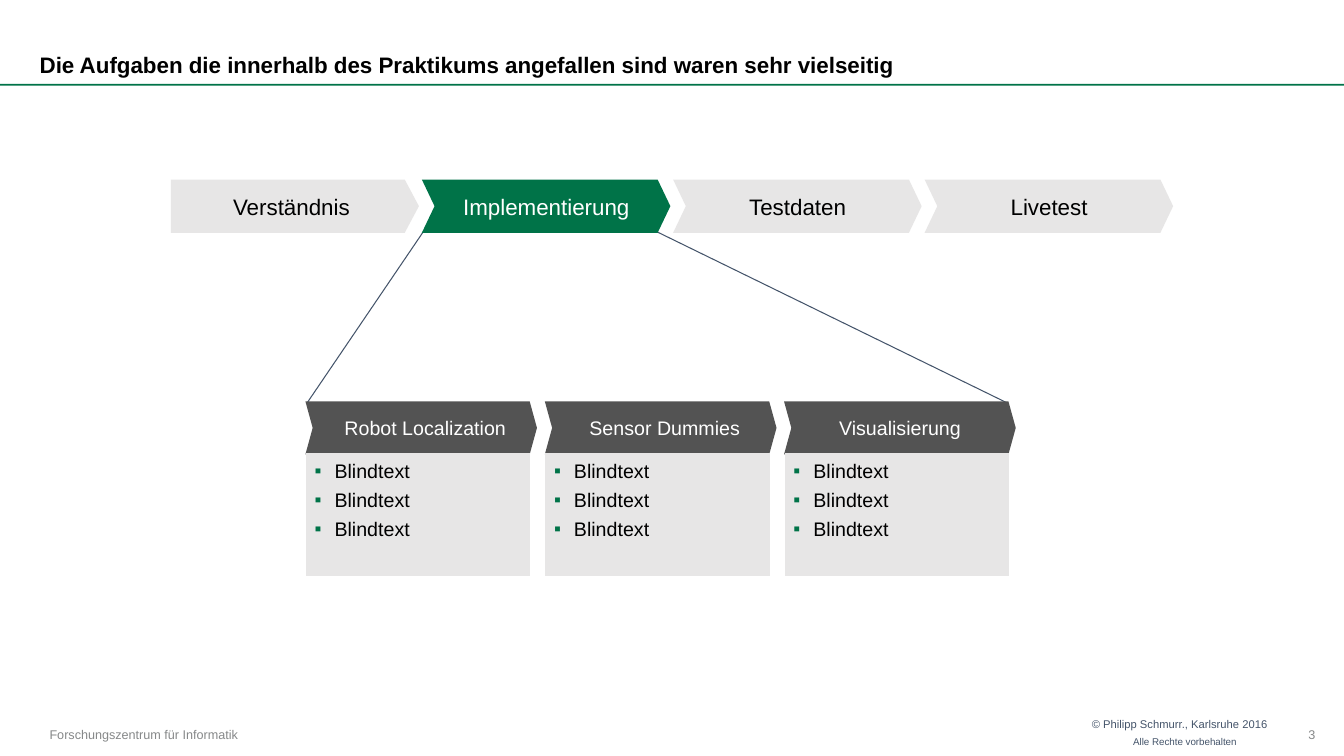
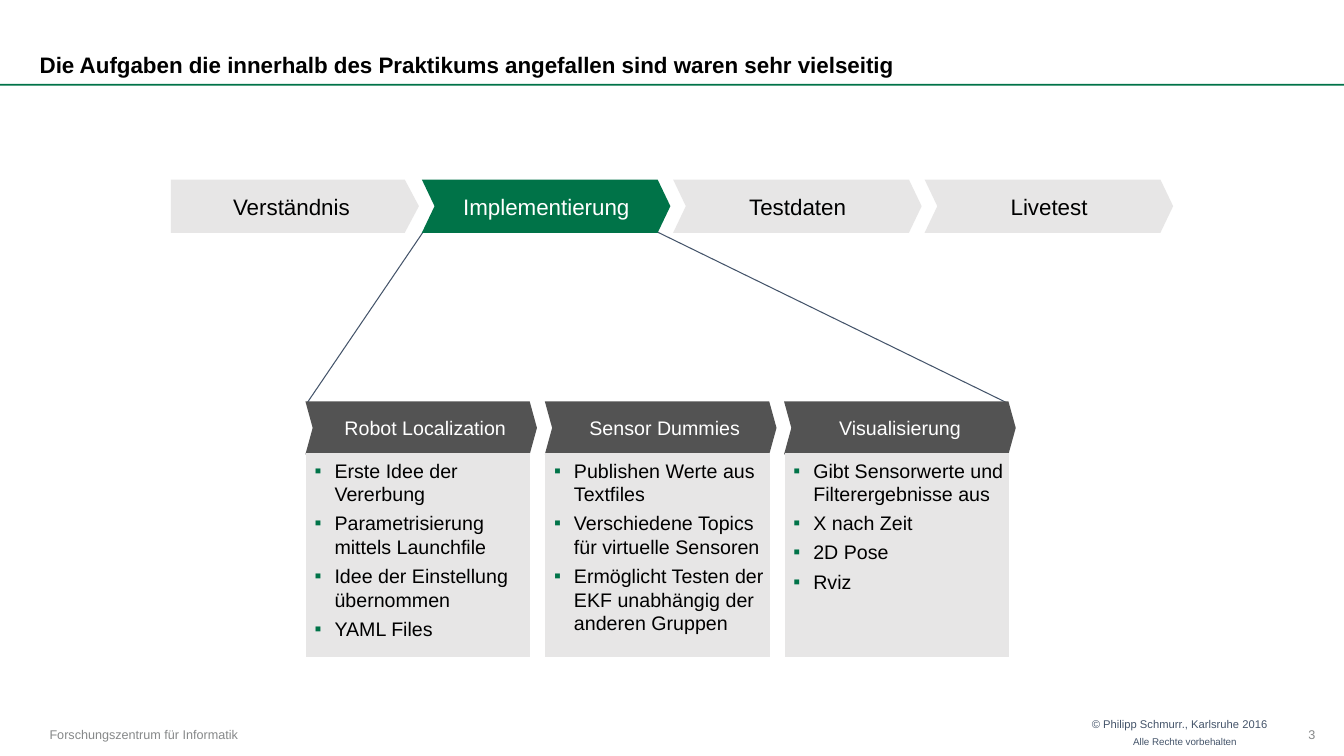
Before and after one commit to OtonoKakuei/robprak1516-documentation, a slide deck: slide 3 of robprak1516-presentation-kalman.pptx. Drawn at 1344x756 pixels with LibreOffice and Linux fonts; fonts in the diff are those of the drawing; background and template pictures are left out. Boxes give left, top, right and bottom in pixels: in the first picture for what was removed or moved away, otherwise in the second. Text is boxed around its words. In the diff, an @@ line names an element or a change of style, - is before the commit and + after.

```diff
--- a/robprak1516-presentation-kalman.pptx
+++ b/robprak1516-presentation-kalman.pptx
@@ rectangle "Erste Idee der Vererbung": place and size @@
-rectangle "Erste Idee der Vererbung" at [307,455,529,576]
+rectangle "Erste Idee der Vererbung" at [307,455,529,656]
@@ text in rectangle at [335,463,508,637]: text changed @@
-▪ Blindtext
-  ▪ Blindtext
-    ▪ Blindtext
+▪ Erste Idee der Vererbung
+  ▪ Parametrisierung mittels Launchfile
+    ▪ Idee der Einstellung übernommen
+    ▪ YAML Files
@@ rectangle "Publishen Werte aus Textfiles": place and size @@
-rectangle "Publishen Werte aus Textfiles" at [546,455,769,576]
+rectangle "Publishen Werte aus Textfiles" at [546,455,769,656]
@@ text in rectangle at [574,463,763,634]: text changed @@
-▪ Blindtext
-  ▪ Blindtext
-    ▪ Blindtext
+▪ Publishen Werte aus Textfiles
+  ▪ Verschiedene Topics für virtuelle Sensoren
+    ▪ Ermöglicht Testen der EKF unabhängig der anderen Gruppen
@@ rectangle "Gibt Sensorwerte und Filterergebnisse aus": place and size @@
-rectangle "Gibt Sensorwerte und Filterergebnisse aus" at [785,455,1008,576]
+rectangle "Gibt Sensorwerte und Filterergebnisse aus" at [785,455,1008,656]
@@ text in rectangle at [813,463,1003,589]: text changed @@
-▪ Blindtext
-  ▪ Blindtext
-    ▪ Blindtext
+▪ Gibt Sensorwerte und Filterergebnisse aus
+  ▪ X nach Zeit
+    ▪ 2D Pose
+    ▪ Rviz
```
Also in this commit, not shown: 4 other slides changed, 7 slides added, 1 other file.
